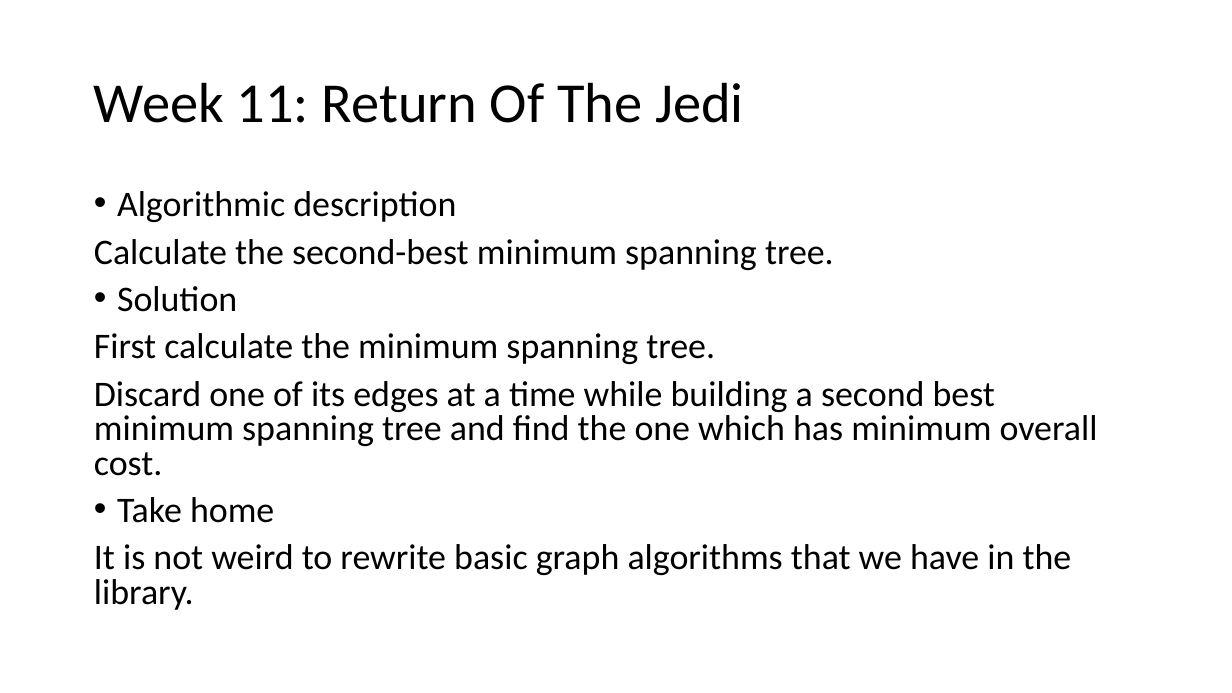
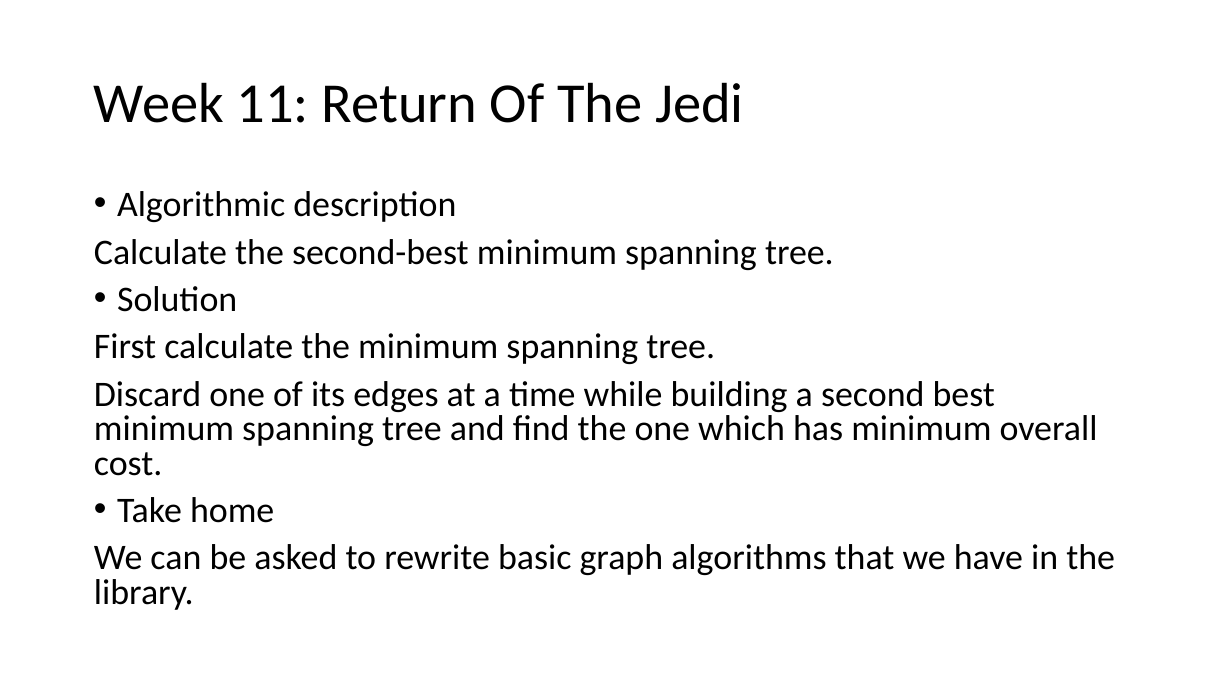
Before and after one commit to giacomocamposampiero/algolab, a slide deck: slide 43 of Recap.pptx (slide 40 before the commit). Drawn at 1232x693 pixels with LibreOffice and Linux fonts; fonts in the diff are those of the drawing. Boxes give left, top, right and bottom in pixels: in the first picture for what was removed or moved away, otherwise in the second. Text is boxed around its words. In the diff, an @@ line names an element or a change of style, - is before the commit and + after.

```diff
--- a/Recap.pptx
+++ b/Recap.pptx
@@ text at (x1=94, y1=544, x2=1115, y2=610): text changed @@
-It is not weird to rewrite basic graph algorithms that we have in the library.
+We can be asked to rewrite basic graph algorithms that we have in the library.
```
Also in this commit, not shown: 3 other slides changed, 3 slides added, 3 other files.
